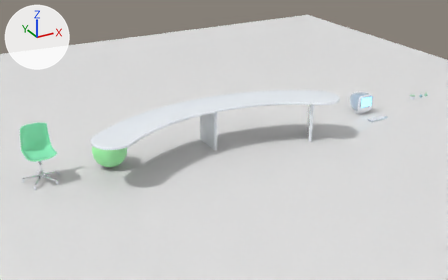
Before and after pictures for a commit that changed the Blender file assets/models/area_01/source/computers.blend.
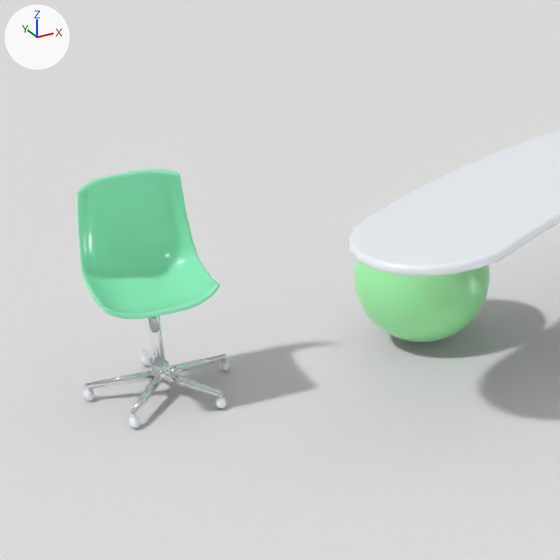
Old and new are each drawn whole from a 50 mm camera at (-4.73, -9.2, 4.62) aimed at (0.28, -0.08, 0.06) and again close up on the part from 0% to 32% of the width and 28% to 80% of the height. Arrows for +X, +Y and +Z are at upper left; the lights stay in place. The last two pictures show the newer version.

The first close-up shows 'Desk', 'GlowSphereBaked', 'OfficeChair', 'PreviewFloor'.
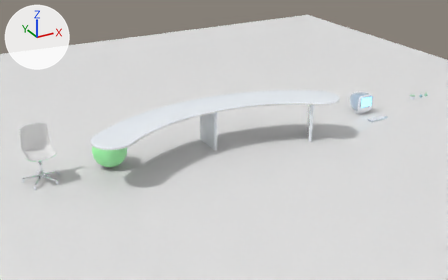
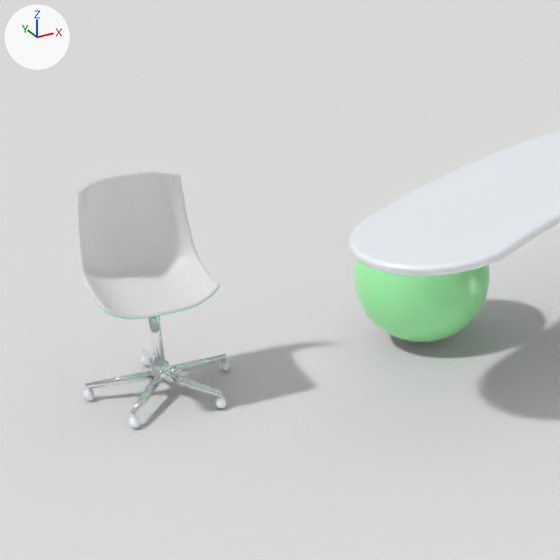
Location of each change, [x1, y1, x2, y2] in pixels of the close-ups (560 x 560 px):
part 1 of me_officechair, recoloured (green to white)
    both: [79, 170, 218, 316]
part 2 of me_officechair, recoloured
    both: [77, 169, 220, 318]

The edits, one by one:
Material 'chair_inner' (mat_chair_inner) is new.
Its base color is (0.8, 0.8, 0.8) (white #e7e7e7).
Material 'chair_rim' (mat_chair_rim) is new.
Its base color is (0.8, 0.8, 0.8) (white #e7e7e7).
me_officechair has 14964 vertices, 14886 faces and spans x -0.307..0.307, y -0.273..0.33, z 0.0..0.919.
me_officechair is used by ob_officechair; location (-3.0, 0.0, 0.0).
me_officechair part 1: 6608 of the faces centred in x -0.227..0.227, y -0.236..0.23, z 0.461..0.916 switch from mat_living_mint (green #95f3c4) to mat_chair_inner (white #e7e7e7).
me_officechair part 2: 672 of the faces centred in x -0.234..0.234, y -0.239..0.212, z 0.473..0.919 switch from mat_living_mint (green #95f3c4) to mat_chair_rim (white #e7e7e7).
